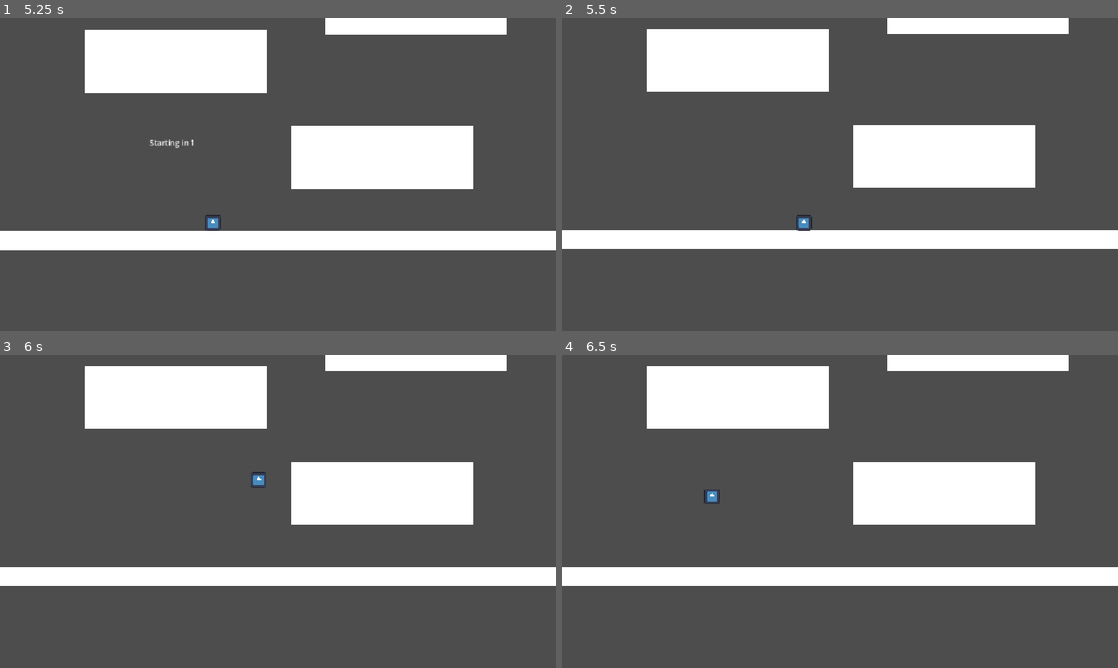
Above: before the commit, frames 1-4 (two rows, left to right).
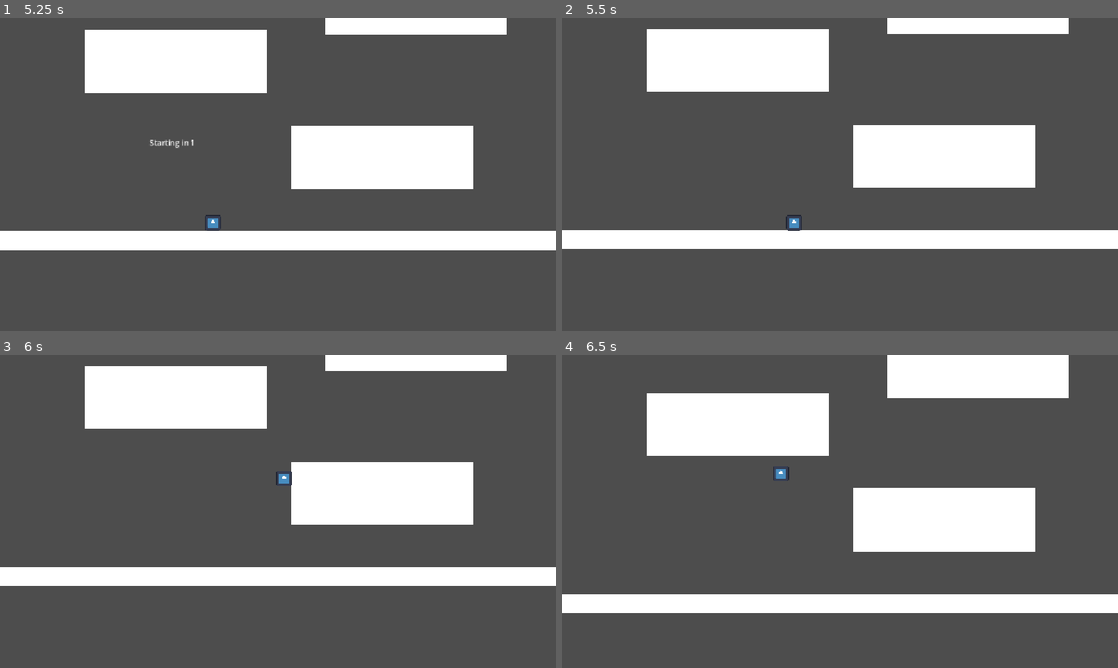
Above: after the commit, the same moments.

Repository: blocks1245/icecubes-gmtk-2026
Game: Godot game, scene res://Scenes/main_menu.tscn
The game is run twice, just before and just after one commit, with the same random seed, the same clock (stepped at 60 frames per second) and the same inputs. The engine's default icon, where the game draws it, is replaced by a stand-in: a white triangle on a blue panel in a dark square.
Inputs:
- Up to frame 1 (5.25 s): click "Level Select" at 0.5 s; click "Level 1" at 1.25 s; tap Enter (ui_accept) at 2, 2.1, 2.75, 3.05, 3.5, 3.6, 4.25, 4.35, 5 s; tap Space (Jump, bound only after the commit) at 2.27, 2.3, 2.57, 2.85, 3.02, 3.32, 3.8, 4.52, 4.82, 5.1 s
- Up to frame 2 (5.5 s): tap Space (Jump, bound only after the commit) at 5.27 s
- Up to frame 3 (6 s): tap Space (Jump, bound only after the commit) at 5.57 s; tap Enter (ui_accept) at 5.85 s
- Up to frame 4 (6.5 s): tap Space (Jump, bound only after the commit) at 6.02, 6.32 s

Frame 1 is identical in both runs. In frame 2, 0.2% of the frame differs, in the area x 40-45%, y 62-68%; in frame 3, 0.2%; in frame 4, 26%, in the area x 0-100%, y 3-83%.

Commit message:
Basic dash implemented Player script also cleaned up (especially state machine) and commented

Diff:
--- a/Scenes/player.tscn
+++ b/Scenes/player.tscn
@@ -16,3 +16,7 @@
 position = Vector2(-5.9604645e-07, -9.536743e-07)
 scale = Vector2(0.25, 0.25)
 texture = ExtResource("2_6t5aa")
+
+[node name="DashDuration" type="Timer" parent="." unique_id=894243686]
+wait_time = 0.1
+one_shot = true
--- a/Scripts/player.gd
+++ b/Scripts/player.gd
@@ -1,90 +1,113 @@
 extends CharacterBody2D
 
+## CONSTANTS
 
-var direction: int #player direction
-
-#valid states
+# Player physics states
 enum {
 	STATE_RUNNING,
-	STATE_FALLING,
 	STATE_WALLCLINGING,
-	STATE_WALLJUMPED
+	STATE_DASHING
 }
 
-#current state
-var playerstate: int
-
-#which direction (const for clarity)
+# Current movement direction constants
 const LEFT = -1
 const RIGHT = 1
 
-#movement consts
-const SPEED = 450.0
-const JUMP_VELOCITY = -600.0
-const WALLJUMP_VELOCITY = -300
+# Movement magnitude constants
+const SPEED = 300
+const JUMP_VELOCITY = -600
+const WALLJUMP_VELOCITY = -450
+const DASH_SPEED = SPEED * 3
 
-#processed once on start of scene
-func _ready() -> void:
-	playerstate = STATE_RUNNING
-	direction = RIGHT
+# Controls constants (I can maybe remove these? Had them before I made custom input maps lol)
+const JUMP_ACTION = "Jump"
+const DASH_ACTION = "Dash"
 
-#processed every physics frame (every frame)
+## VARIABLES
+
+var playerstate = STATE_RUNNING # Current physics state of the player, defaulted to running
+var direction = RIGHT # Current direction of movement, defaulted right
+var gravitymod = 1.0 # Current modifier on gravity, defaulted to neutral
+
+## FUNCTIONS
+
+# Note: I deleted the intial run function, and just defined the default values at initialization.
+# GDScript will let us so it's just one less way to make a dumb mistake and crash everything lmao
+
+# Runs every physics frame
 func _physics_process(delta: float) -> void:
+	StateMachine() # Determine the physics state of the player
 
-	# Add gravity
-	if not is_on_floor():
-		velocity += get_gravity() * delta
+	if not is_on_floor(): # If in the air
+		velocity += get_gravity() * delta * gravitymod # Apply velocity from the acceleration of gravity\
+		# Multiplied by the number of frames in this physics frame, and the gravity modifier
 
-	#player state machine
-	StateMachine()
+	move_and_slide() # Move the player based on determined velocity
 
-	#move the player
-	move_and_slide()
-
-#Change move direction when hitting wall
+# Swaps the current direction of movement
 func InvertMoveDirection() -> void:
 	match direction:
 		LEFT:
 			direction = RIGHT
 		RIGHT:
 			direction = LEFT
+		_: # Reset back to right if anything goes wrong
+			direction = RIGHT
 
 #Defines player states, if ur confused with how something works, start from states.STATE_RUNNING
 #and follow what movement should be done and you'll see how it works
 func StateMachine() -> void:
-	match playerstate:
-		#
-		STATE_RUNNING:
-			if Input.is_action_just_pressed("ui_accept") and is_on_floor():
-				velocity.y = JUMP_VELOCITY
-			velocity.x = direction * SPEED
+	match playerstate: # Match the current player physics state to one of the following options
+		STATE_RUNNING: # Moving horizontally state (the default!)
+			gravitymod = 1.0 # Reset gravity to normal
 
-			if is_on_floor() and is_on_wall():
-				velocity.y = JUMP_VELOCITY
-				playerstate = STATE_WALLCLINGING
-			elif !is_on_floor() and is_on_wall():
-				playerstate = STATE_WALLCLINGING
+			velocity.x = direction * SPEED # Set horizontal velocity
 
-		STATE_FALLING:
-			if is_on_floor():
-				playerstate = STATE_RUNNING
-			elif is_on_wall():
-				playerstate = STATE_WALLCLINGING
+			if is_on_floor() and Input.is_action_just_pressed(JUMP_ACTION): # If jumping
+				velocity.y = JUMP_VELOCITY # Set vertical velocity
 
-		STATE_WALLCLINGING:
-			if !is_on_wall():
-				playerstate = STATE_RUNNING
-			if Input.is_action_just_pressed("ui_accept"):
-				playerstate = STATE_WALLJUMPED
-				velocity.y = WALLJUMP_VELOCITY
-				InvertMoveDirection()
-			if is_on_floor():
-				playerstate = STATE_RUNNING
-				InvertMoveDirection()
+			if Input.is_action_just_pressed(DASH_ACTION): # If dashing
+				playerstate = STATE_DASHING # Set state to dashing
+				$DashDuration.start() # Start the dash timer
 
-		STATE_WALLJUMPED:
-			if is_on_floor():
-				playerstate = STATE_RUNNING
-			elif is_on_wall():
-				playerstate = STATE_WALLCLINGING
-			velocity.x = direction * SPEED
+			if is_on_wall(): # If touching the wall
+				playerstate = STATE_WALLCLINGING # Enter wallclinging state
+				if is_on_floor(): # If ALSO on the floor
+					velocity.y = JUMP_VELOCITY # Set vertical velocity to jump
+
+		STATE_WALLCLINGING: # Wallclinging state
+			if velocity.y > 0: # If heading DOWN
+				gravitymod = 0.2 # Reduce gravity (like mantis claw)
+			else: # If heading UP
+				gravitymod = 1.0 # Leave gravity at base
+
+			if Input.is_action_just_pressed(JUMP_ACTION): # If jump is pressed
+				playerstate = STATE_RUNNING # Reset state to running
+				velocity.y = WALLJUMP_VELOCITY # Set vertical velocity to jump
+				InvertMoveDirection() # Invert movement direction (to jump AWAY from the wall)
+
+			elif Input.is_action_just_pressed(DASH_ACTION): # If dashing
+				playerstate = STATE_DASHING # Set state to dashing
+				InvertMoveDirection() # Invert movement direction (to dash AWAY from the wall)
+				$DashDuration.start() # Start the dash duration timer
+
+			if !is_on_wall(): # If no longer on a wall
+				playerstate = STATE_RUNNING # Reset to running state
+				# (prevents walljumping after flying up above a wall!)
+
+			if is_on_floor(): # If on the floor
+				playerstate = STATE_RUNNING # Reset to running state
+				InvertMoveDirection() # Invert movement direction (so you don't run back into the wall)
+
+		STATE_DASHING: # Dashing state
+			gravitymod = 0.0 # Disable acceleration from gravity
+			velocity.y = 0 # Freeze vertical acceleration
+
+			velocity.x = DASH_SPEED * direction # Set horizontal dash velocity
+
+			if $DashDuration.time_left == 0: # When the dash duration runs out
+				velocity.x = SPEED * direction # Set the horizontal velocity back to normal
+				playerstate = STATE_RUNNING # Reset to running state
+
+		_: # If the playerstate isn't here, send an error message
+			print("ERROR: playerstate \"", playerstate, "\" not found!")
--- a/project.godot
+++ b/project.godot
@@ -21,6 +21,19 @@
 window/stretch/mode="canvas_items"
 window/stretch/aspect="expand"
 
+[input]
+
+Jump={
+"deadzone": 0.2,
+"events": [Object(InputEventKey,"resource_local_to_scene":false,"resource_name":"","device":-1,"window_id":0,"alt_pressed":false,"shift_pressed":false,"ctrl_pressed":false,"meta_pressed":false,"pressed":false,"keycode":0,"physical_keycode":32,"key_label":0,"unicode":32,"location":0,"echo":false,"script":null)
+]
+}
+Dash={
+"deadzone": 0.2,
+"events": [Object(InputEventKey,"resource_local_to_scene":false,"resource_name":"","device":-1,"window_id":0,"alt_pressed":false,"shift_pressed":false,"ctrl_pressed":false,"meta_pressed":false,"pressed":false,"keycode":0,"physical_keycode":4194309,"key_label":0,"unicode":0,"location":0,"echo":false,"script":null)
+]
+}
+
 [physics]
 
 3d/physics_engine="Jolt Physics"
